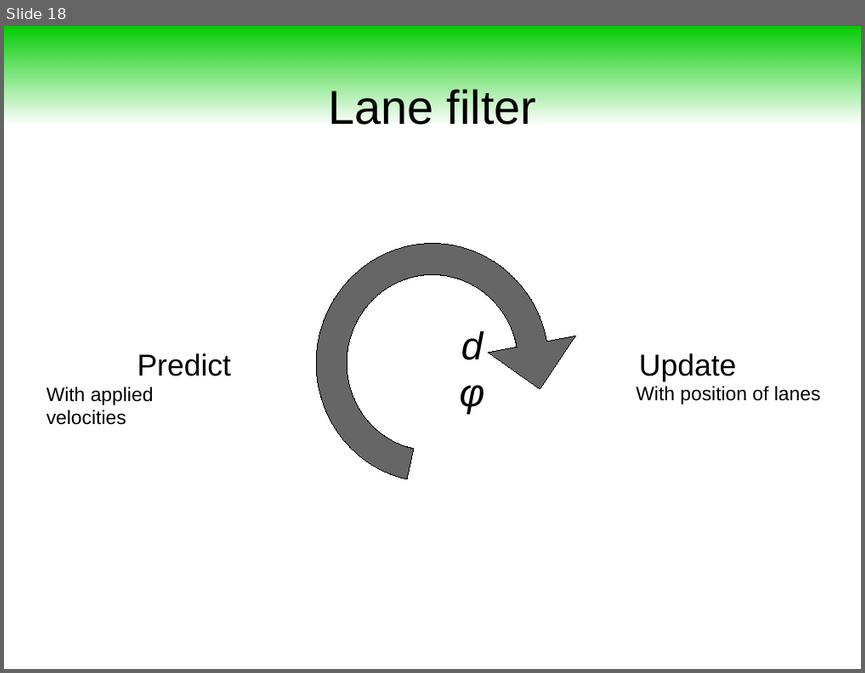
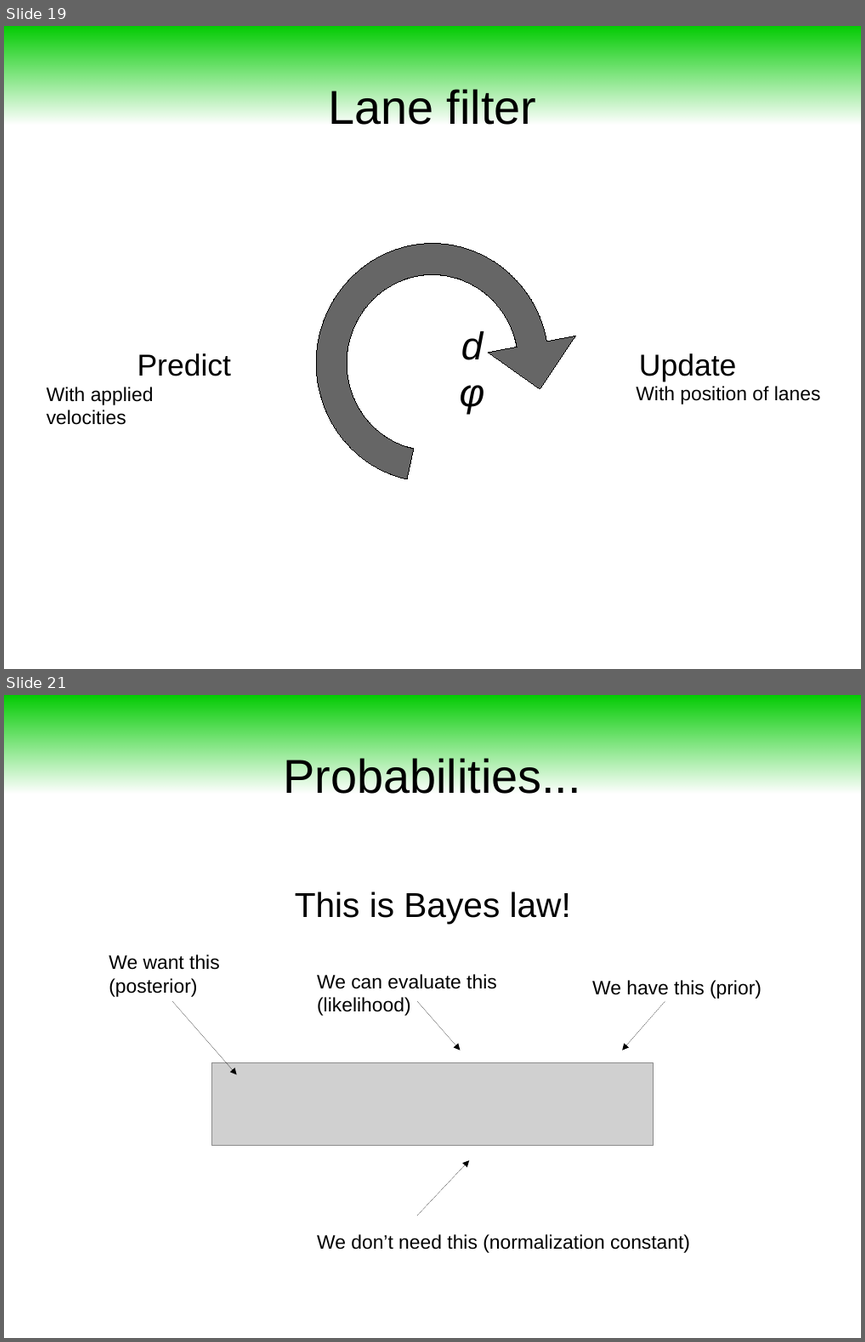
Before and after one commit to maivincent/MISE_presentations, a slide deck: step2_3_Lane_filter.odp. Shown one above the other, each under a label of ours: slide 18 before the commit, slides 19 and 21 after it; the slides between them are not shown. The pictures are 865x673 and 865x1342 pixels, drawn with LibreOffice and Linux fonts; fonts in the diff are those of the drawing; grey boxes stand for pictures. Boxes give left, top, right and bottom in pixels: in the first picture for what was removed or moved away, otherwise in the second. Text is boxed around its words. In the diff, an @@ line names an element or a change of style, - is before the commit and + after.

```diff
--- a/step2_3_Lane_filter.odp
+++ b/step2_3_Lane_filter.odp
@@ slide 21 added at (x1=4, y1=695, x2=861, y2=1338), background #FFFFFF @@
@@ rectangle added at (x1=4, y1=695, x2=861, y2=793), fill gradient #00CC00 @@
@@ title added at (x1=283, y1=758, x2=581, y2=801), 44 pt, text #000000 @@
+Probabilities...
@@ text added at (x1=295, y1=891, x2=571, y2=923), 32 pt, text #000000 @@
+This is Bayes law!
@@ text added at (x1=109, y1=954, x2=220, y2=997), 18 pt, text #000000 @@
+We want this
+(posterior)
@@ text added at (x1=317, y1=974, x2=497, y2=1015), 18 pt, text #000000 @@
+We can evaluate this
+(likelihood)
@@ text added at (x1=592, y1=980, x2=761, y2=998), 18 pt, text #000000 @@
+We have this (prior)
@@ arrow added from (172, 1001) to (236, 1074), #000000 0 pt @@
@@ arrow added from (418, 1001) to (460, 1050), #000000 0 pt @@
@@ arrow added from (664, 1001) to (622, 1050), #000000 0 pt @@
@@ picture added at (x1=211, y1=1063, x2=653, y2=1145) @@
@@ arrow added from (417, 1215) to (469, 1160), #000000 0 pt @@
@@ text added at (x1=317, y1=1234, x2=690, y2=1253), 18 pt, text #000000 @@
+We don’t need this (normalization constant)
@@ what was slide 18 is now slide 19 @@
```
Also in this commit, not shown: 3 slides changed, 8 other slides added, 1 slide removed, 18 other files.
